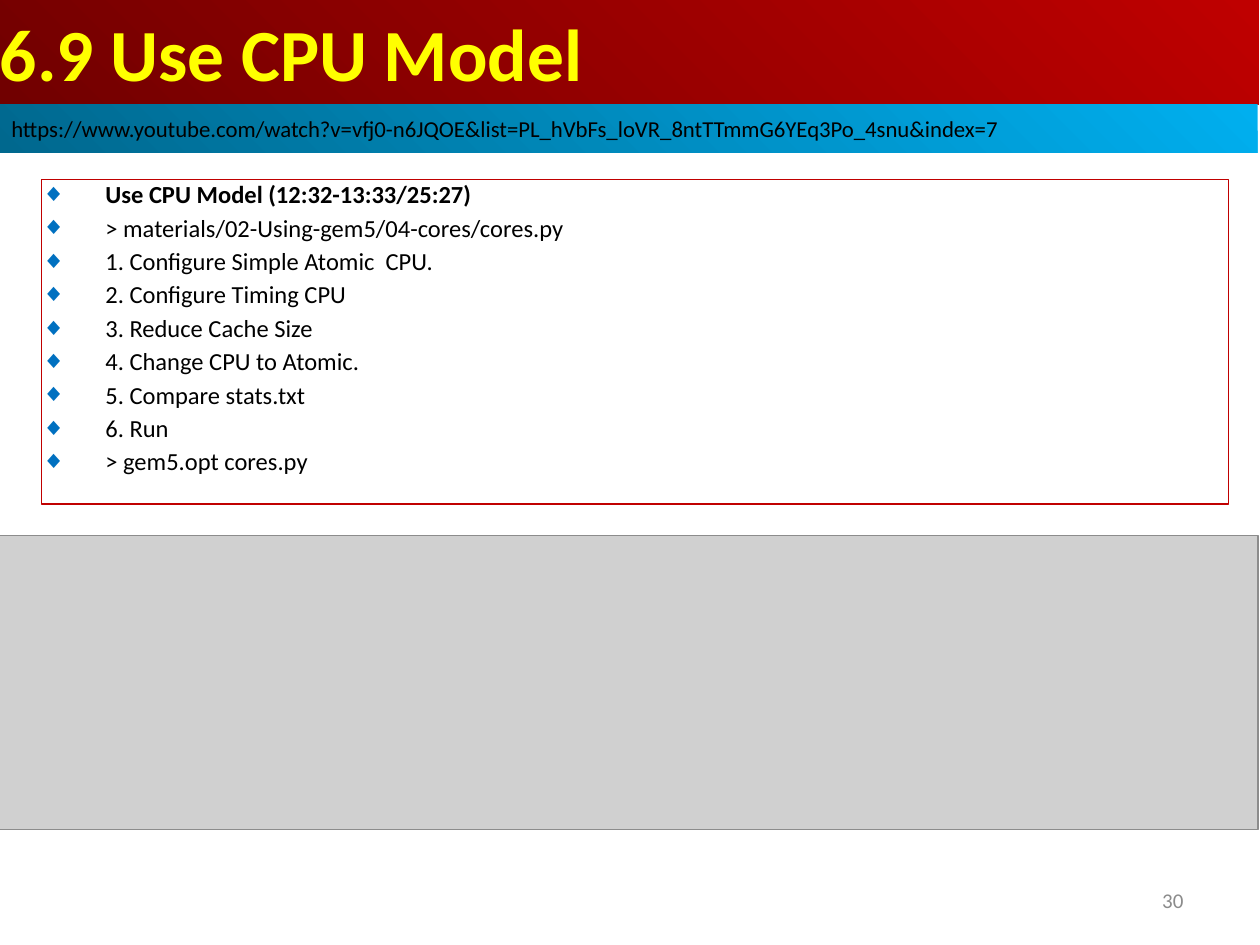
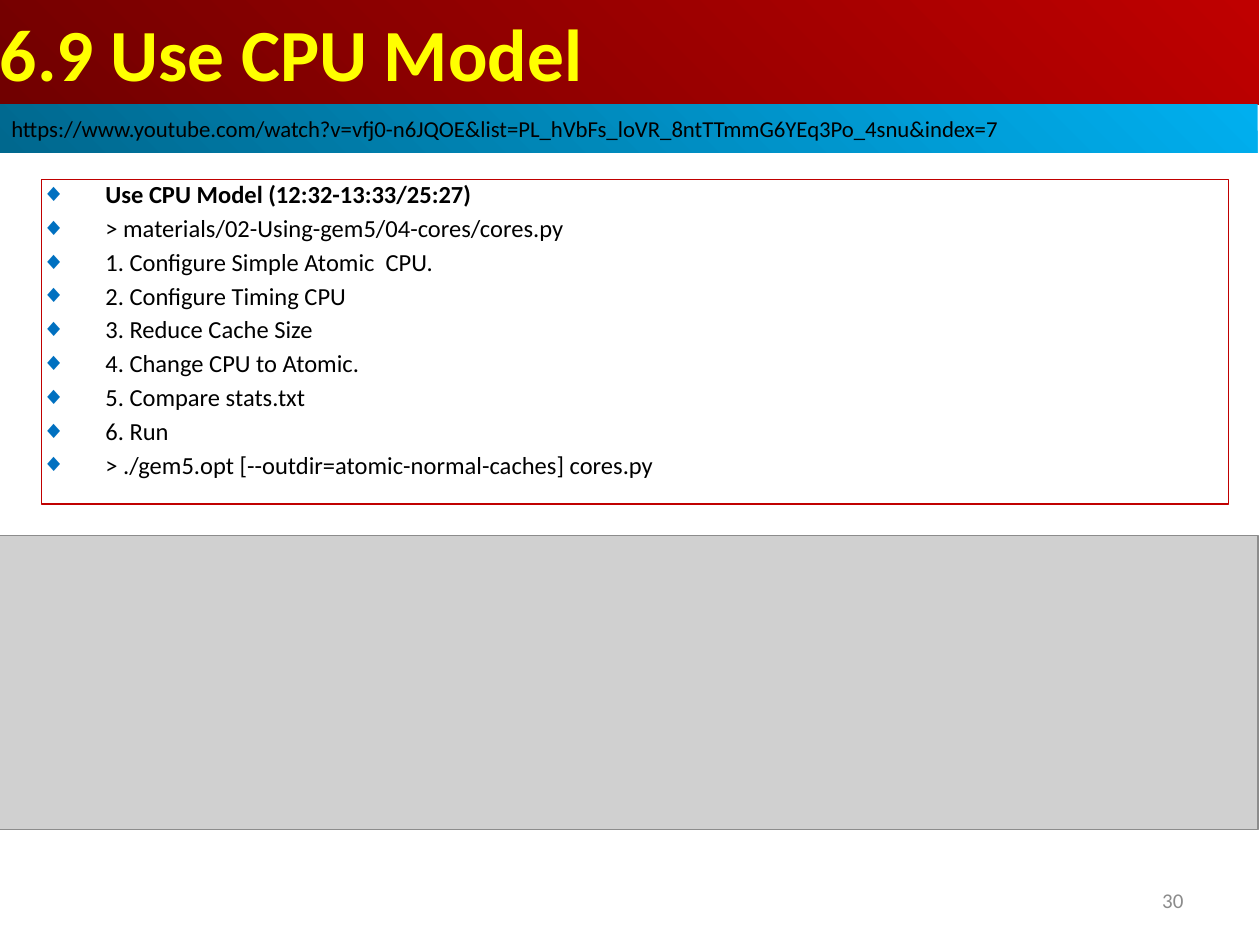
Before and after one commit to peterhchen/AIU_CS850_Gem5_McPAT, a slide deck: slide 30 of 050_Gem5/007.CPUModel/000_Video/007.CPUModel.ppt. Drawn at 1260x945 pixels with LibreOffice and Linux fonts; fonts in the diff are those of the drawing; grey boxes stand for pictures. Boxes give left, top, right and bottom in pixels: in the first picture for what was removed or moved away, otherwise in the second. Text is boxed around its words. In the diff, an @@ line names an element or a change of style, - is before the commit and + after.

```diff
--- a/050_Gem5/007.CPUModel/000_Video/007.CPUModel.ppt
+++ b/050_Gem5/007.CPUModel/000_Video/007.CPUModel.ppt
@@ text in rectangle at <box>123,456,653,479</box>: text changed @@
-◆ > gem5.opt cores.py
+◆ > ./gem5.opt [--outdir=atomic-normal-caches] cores.py
```
Also in this commit, not shown: 3 other slides changed, 32 slides added.
